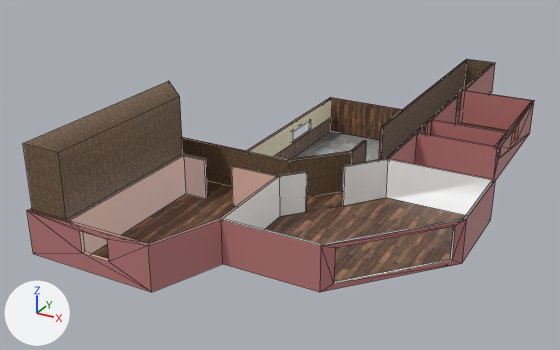
The FBX model Candle Light/Assets/House/Models/House Model.fbx, before and after one commit.
Rendered twice from a camera (50 mm lens) standing at (6.65, -14.92, 7.29) and looking at (-1.5, -0.12, -0.11). Every picture has the same lights, and +X, +Y and +Z are marked at lower left. Mesh edges are drawn as thin lines. Where no turn or scale is listed for an object, it has been applied to the vertices.

In view in the first picture: 'houseFloor', 'kitchenFloor1', 'kitchenWall', 'kitchenWall2', 'polySurface1'.
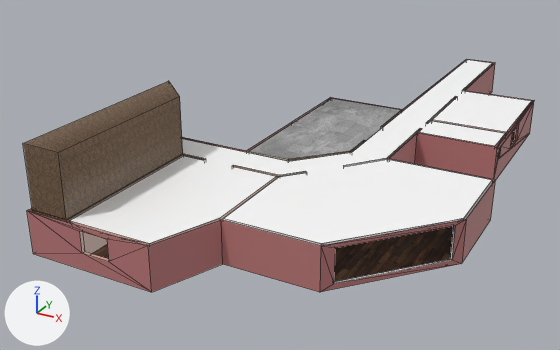
Where the change shows, as pixel boxes [x1, y1, x2, y2] in the pictures (560 x 350 px):
'houseCeiling', added
    after: [70, 60, 531, 244]
'houseCeiling2', added
    after: [250, 98, 401, 159]
'houseFloor', unchanged, covered by the edit
    before: [93, 109, 515, 282]
    after: [93, 131, 515, 282]
'kitchenWall', unchanged, covered by the edit
    before: [275, 98, 402, 161]
    after: [288, 110, 402, 161]
'kitchenWall2', unchanged, covered by the edit
    before: [249, 98, 332, 160]
    after: [249, 151, 288, 160]
'kitchenFloor1', unchanged, covered by the edit
    before: [292, 131, 380, 162]

The change, as a list of edits to the scene's bpy script:
```text
Add mat_lambert11:
    mat_lambert11 = principled_material('lambert11')
    mat_lambert11.base_color = (1.0, 1.0, 1.0)  # white #ffffff
Add me_mesh_001_1:
    me_mesh_001_1.from_pydata(...)  # 9 vertices, 1 face; spans x -1.51..0.48, y -1.5..2.72, z 0.0
    me_mesh_001_1.materials.append(mat_kitchenfloor)  # picture img_slate_tile_ceramic_seamless_texture_light_gray_map_for_3d_graphics__jpg
Add me_mesh_002_1:
    me_mesh_002_1.from_pydata(...)  # 43 vertices, 1 face; spans x -5.19..1.85, y -6.21..7.83, z 0.0
    me_mesh_002_1.materials.append(mat_lambert11)  # white #ffffff
Add ob_houseceiling2:
    ob_houseceiling2 = bpy.data.objects.new('houseCeiling2', me_mesh_001_1)
    ob_houseceiling2.location = (0.0, 0.0, 0.98)
Add ob_houseceiling:
    ob_houseceiling = bpy.data.objects.new('houseCeiling', me_mesh_002_1)
    ob_houseceiling.location = (1.68, 0.33, 0.98)
```
